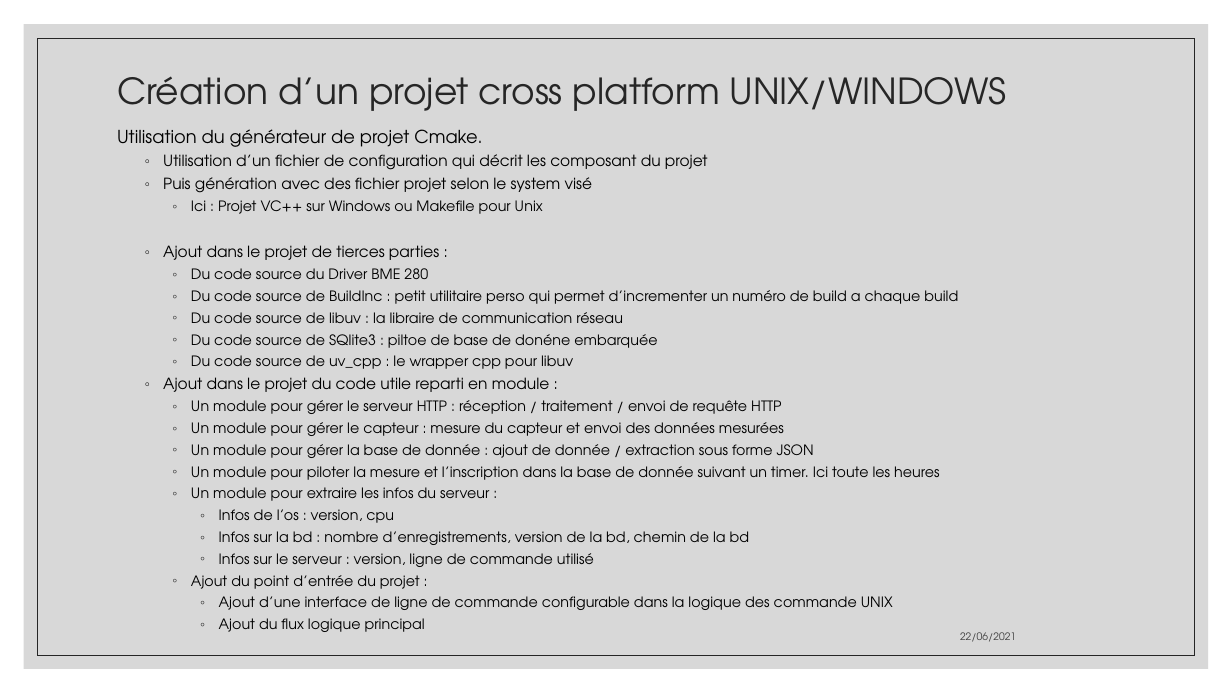
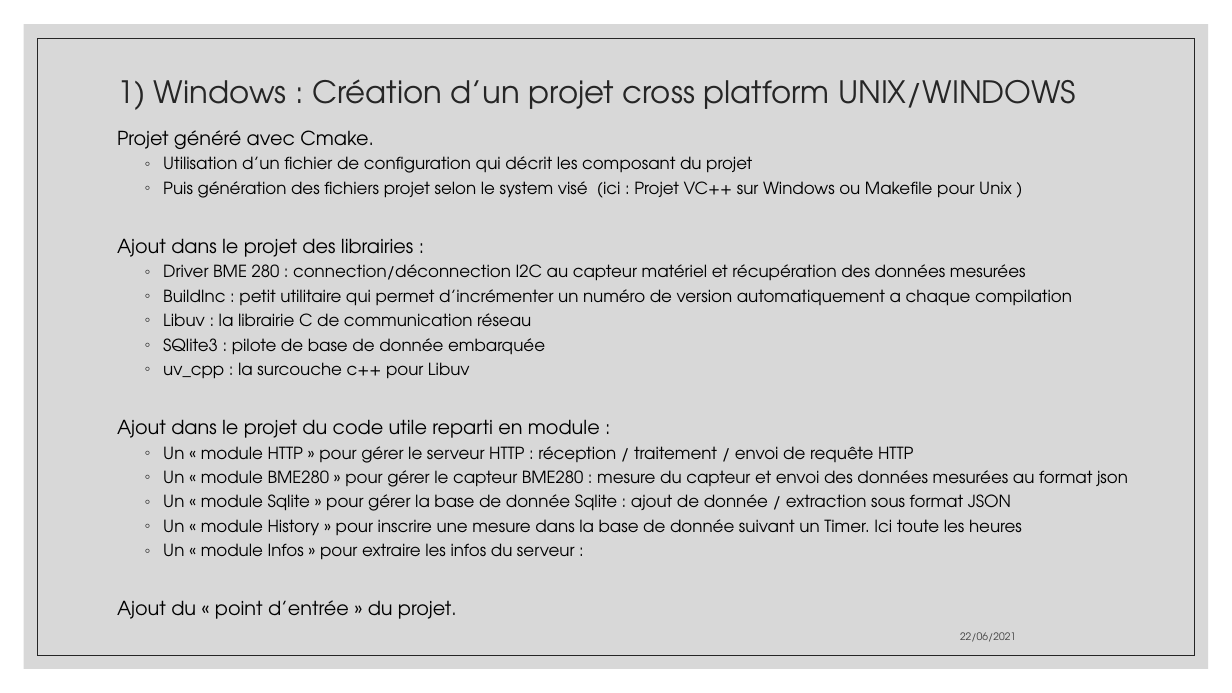
Before and after one commit to aiekick/ProjectStationMeteo, a slide deck: slide 30 of doc/StationMeteo_Soutenance_Stephane.pptx (slide 27 before the commit). Drawn at 1232x693 pixels with LibreOffice and Linux fonts; fonts in the diff are those of the drawing. Boxes give left, top, right and bottom in pixels: in the first picture for what was removed or moved away, otherwise in the second. Text is boxed around its words. In the diff, an @@ line names an element or a change of style, - is before the commit and + after.

Commit message:
[UPD] : update du ppt presentation du projet descriptif de la partie serveur

```diff
--- a/doc/StationMeteo_Soutenance_Stephane.pptx
+++ b/doc/StationMeteo_Soutenance_Stephane.pptx
@@ title at (117,79,1076,110): text changed; size 28 to 24 pt @@
-Création d’un projet cross platform UNIX/WINDOWS
+1) Windows : Création d’un projet cross platform UNIX/WINDOWS
@@ text at (117,130,374,149): text changed; size 13.9 to 15 pt @@
-Utilisation du générateur de projet Cmake.
+Projet généré avec Cmake.
@@ text at (117,156,752,438): size 12 to 13 pt in "Utilisation d’un fichier de configuration qui décrit ..."; size 12 to 15 pt in "Ajout dans le projet du code utile ..."; bullet ◦ to none; list level 2 to 1 in "Ajout dans le projet du ..."; line spacing 0.9 to 1 @@
@@ text at (117,181,1072,379): text changed; size 11.1 to 13 pt @@
-  ◦ Puis génération avec des fichier projet selon le system visé
-    ◦ Ici : Projet VC++ sur Windows ou Makefile pour Unix
-  ◦ Ajout dans le projet de tierces parties :
-    ◦ Du code source du Driver BME 280
-    ◦ Du code source de BuildInc : petit utilitaire perso qui permet d’incrementer un numéro de build a chaque build
-    ◦ Du code source de libuv : la libraire de communication réseau
-    ◦ Du code source de SQlite3 : piltoe de base de donéne embarquée
-    ◦ Du code source de uv_cpp : le wrapper cpp pour libuv
+  ◦ Puis génération des fichiers projet selon le system visé (ici : Projet VC++ sur Windows ou Makefile pour Unix )
+Ajout dans le projet des librairies :
+  ◦ Driver BME 280 : connection/déconnection I2C au capteur matériel et récupération des données mesurées
+  ◦ BuildInc : petit utilitaire qui permet d’incrémenter un numéro de version automatiquement a chaque compilation
+  ◦ Libuv : la librairie C de communication réseau
+  ◦ SQlite3 : pilote de base de donnée embarquée
+  ◦ uv_cpp : la surcouche c++ pour Libuv
@@ text at (117,446,1128,619): text changed; size 11.1 to 13 pt @@
-    ◦ Un module pour gérer le serveur HTTP : réception / traitement / envoi de requête HTTP
-    ◦ Un module pour gérer le capteur : mesure du capteur et envoi des données mesurées
-    ◦ Un module pour gérer la base de donnée : ajout de donnée / extraction sous forme JSON
-    ◦ Un module pour piloter la mesure et l’inscription dans la base de donnée suivant un timer. Ici toute les heures
-    ◦ Un module pour extraire les infos du serveur :
-      ◦ Infos de l’os : version, cpu
-      ◦ Infos sur la bd : nombre d’enregistrements, version de la bd, chemin de la bd
-      ◦ Infos sur le serveur : version, ligne de commande utilisé
-    ◦ Ajout du point d’entrée du projet :
-      ◦ Ajout d’une interface de ligne de commande configurable dans la logique des commande UNIX
-      ◦ Ajout du flux logique principal
+  ◦ Un « module HTTP » pour gérer le serveur HTTP : réception / traitement / envoi de requête HTTP
+  ◦ Un « module BME280 » pour gérer le capteur BME280 : mesure du capteur et envoi des données mesurées au format json
+  ◦ Un « module Sqlite » pour gérer la base de donnée Sqlite : ajout de donnée / extraction sous format JSON
+  ◦ Un « module History » pour inscrire une mesure dans la base de donnée suivant un Timer. Ici toute les heures
+  ◦ Un « module Infos » pour extraire les infos du serveur :
+Ajout du « point d’entrée » du projet.
```
Also in this commit, not shown: 6 other slides changed, 10 slides added, 3 slides removed.
